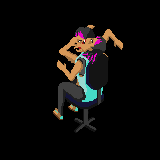
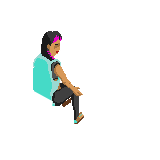
Revision of a layered 160px x 160px image; what changed, layer by layer:
moved "Artist move 4" into group "workin" over [52, 29, 124, 133]
moved "Artist move 3" into group "workin" over [52, 24, 109, 133]
moved "Artist move 2" into group "workin" over [52, 36, 109, 133]
moved "Artist move 1" into group "workin" over [52, 27, 109, 133]
added group "Artist copie" with 1 layers above "Artist" over [33, 31, 85, 124]
added layer "face" (5th of 6, in "Artist copie") in group "Artist copie" over [33, 31, 85, 124]
hid "Calque 2" over [0, 0, 160, 160]
